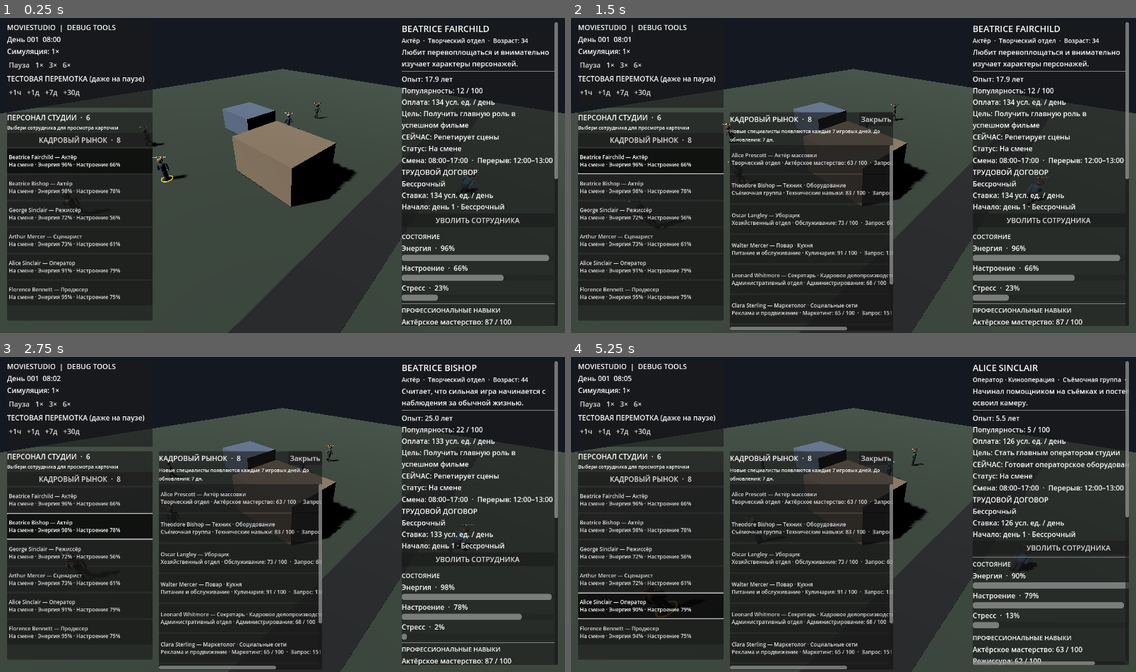
Above: before the commit, frames 1-4 (two rows, left to right).
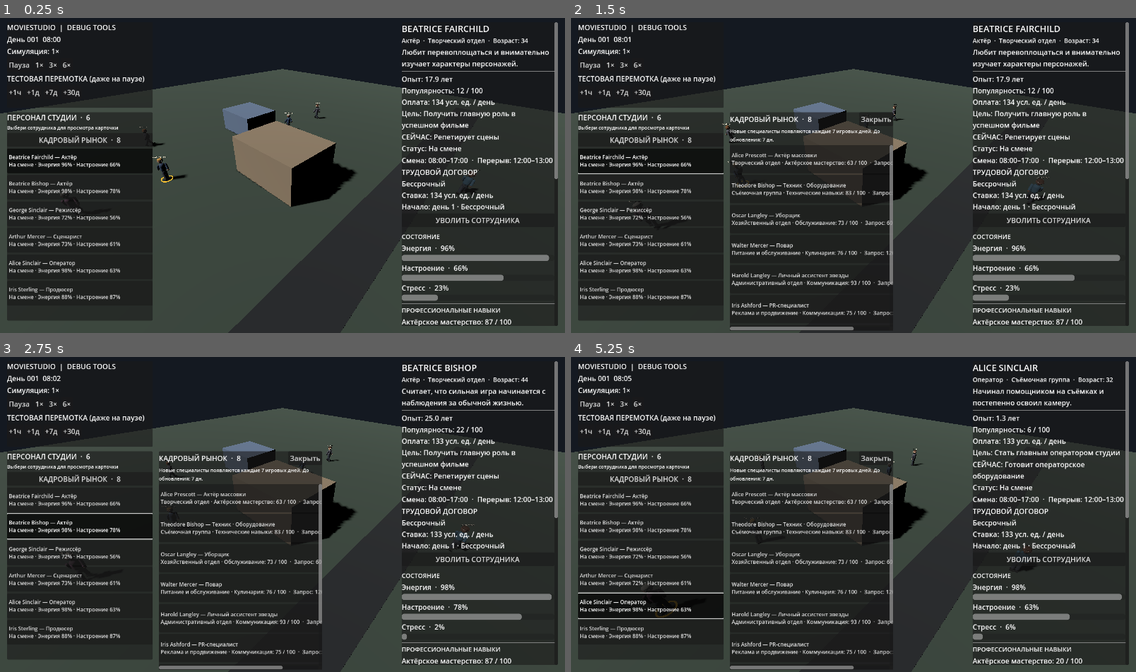
Above: after the commit, the same moments.

Repository: Teft3lb/MovieStudio
Game: Godot game, scene res://scenes/main.tscn
Two runs of this game, one before a commit and one after it. Both use one fixed random seed, a clock stepped at 60 frames per second and the inputs below.
Inputs:
- Up to frame 1 (0.25 s): no input
- Up to frame 2 (1.5 s): click "КАДРОВЫЙ РЫНОК · 8" at 0.5 s; click "Beatrice Fairchild — Актёр На…" at 1.25 s
- Up to frame 3 (2.75 s): click "Beatrice Bishop — Актёр На см…" at 2 s
- Up to frame 4 (5.25 s): click "George Sinclair — Режиссёр На…" at 2.75 s; click "Arthur Mercer — Сценарист На …" at 3.5 s; click "Arthur Mercer — Сценарист На …" at 4.25 s; click "Alice Sinclair — Оператор На …" at 5 s

The runs differ from the first frame. In frame 1, 0.2% of the frame differs, in the area x 1-58%, y 26-90%; in frame 2, 0.9%; in frame 3, 0.9%; in frame 4, 6.1%, in the area x 1-99%, y 6-100%.

Commit message:
refactor: keep specializations focused on three core roles

Diff:
--- a/scripts/domain/staff/profession_catalog.gd
+++ b/scripts/domain/staff/profession_catalog.gd
@@ -29,7 +29,7 @@
 ]
 
 const LEGACY_PROFESSION_ALIASES: Dictionary = {
-	"assistant_camera_operator": {"profession_id": "camera_operator", "specialization_id": "assistant"},
+	"assistant_camera_operator": {"profession_id": "camera_operator", "specialization_id": ""},
 	"gaffer": {"profession_id": "technician", "specialization_id": "lighting"},
 	"lighting_technician": {"profession_id": "technician", "specialization_id": "lighting"},
 	"sound_engineer": {"profession_id": "technician", "specialization_id": "sound"},
@@ -39,17 +39,17 @@
 	"costume_designer": {"profession_id": "production_designer", "specialization_id": "costumes"},
 	"makeup_artist": {"profession_id": "production_designer", "specialization_id": "makeup"},
 	"props_master": {"profession_id": "production_designer", "specialization_id": "props"},
-	"electrician": {"profession_id": "maintenance_worker", "specialization_id": "electrical"},
-	"sous_chef": {"profession_id": "chef", "specialization_id": "assistant"},
-	"cafeteria_worker": {"profession_id": "waiter", "specialization_id": "canteen"},
-	"receptionist": {"profession_id": "secretary", "specialization_id": "reception"},
-	"hr_manager": {"profession_id": "secretary", "specialization_id": "personnel"},
-	"accountant": {"profession_id": "secretary", "specialization_id": "accounting"},
-	"office_manager": {"profession_id": "secretary", "specialization_id": "office"},
+	"electrician": {"profession_id": "maintenance_worker", "specialization_id": ""},
+	"sous_chef": {"profession_id": "chef", "specialization_id": ""},
+	"cafeteria_worker": {"profession_id": "waiter", "specialization_id": ""},
+	"receptionist": {"profession_id": "secretary", "specialization_id": ""},
+	"hr_manager": {"profession_id": "secretary", "specialization_id": ""},
+	"accountant": {"profession_id": "secretary", "specialization_id": ""},
+	"office_manager": {"profession_id": "secretary", "specialization_id": ""},
 	"advertising_manager": {"profession_id": "marketing_manager", "specialization_id": "advertising"},
 	"social_media_manager": {"profession_id": "marketing_manager", "specialization_id": "social_media"},
 	"graphic_designer": {"profession_id": "marketing_manager", "specialization_id": "design"},
-	"press_officer": {"profession_id": "pr_specialist", "specialization_id": "press"},
+	"press_officer": {"profession_id": "pr_specialist", "specialization_id": ""},
 }
 
 const SKILL_TITLES: Dictionary = {
@@ -254,10 +254,6 @@
 }
 
 const SPECIALIZATIONS: Dictionary = {
-	"camera_operator": [
-		{"id": "cinematography", "title": "Кинооперация", "skill_id": "camera_work"},
-		{"id": "assistant", "title": "Ассистентская работа", "skill_id": "technical"},
-	],
 	"technician": [
 		{"id": "lighting", "title": "Свет", "skill_id": "lighting"},
 		{"id": "sound", "title": "Звук", "skill_id": "sound"},
@@ -270,35 +266,10 @@
 		{"id": "makeup", "title": "Грим", "skill_id": "makeup"},
 		{"id": "props", "title": "Реквизит", "skill_id": "technical"},
 	],
-	"maintenance_worker": [
-		{"id": "electrical", "title": "Электрика", "skill_id": "technical"},
-		{"id": "building", "title": "Обслуживание зданий", "skill_id": "maintenance"},
-	],
-	"chef": [
-		{"id": "kitchen", "title": "Кухня", "skill_id": "culinary"},
-		{"id": "assistant", "title": "Помощник повара", "skill_id": "culinary"},
-	],
-	"waiter": [
-		{"id": "canteen", "title": "Столовое обслуживание", "skill_id": "hospitality"},
-	],
-	"secretary": [
-		{"id": "reception", "title": "Приёмная", "skill_id": "communication"},
-		{"id": "office", "title": "Организация офиса", "skill_id": "administration"},
-		{"id": "personnel", "title": "Кадровое делопроизводство", "skill_id": "administration"},
-		{"id": "accounting", "title": "Бухгалтерия", "skill_id": "administration"},
-	],
-	"personal_assistant": [
-		{"id": "talent", "title": "Сопровождение звёзд", "skill_id": "communication"},
-		{"id": "schedule", "title": "Расписание и организация", "skill_id": "administration"},
-	],
 	"marketing_manager": [
 		{"id": "advertising", "title": "Реклама", "skill_id": "marketing"},
 		{"id": "social_media", "title": "Социальные сети", "skill_id": "communication"},
 		{"id": "design", "title": "Рекламный дизайн", "skill_id": "creativity"},
-	],
-	"pr_specialist": [
-		{"id": "press", "title": "Пресса", "skill_id": "communication"},
-		{"id": "relations", "title": "Связи с общественностью", "skill_id": "communication"},
 	],
 }
 
